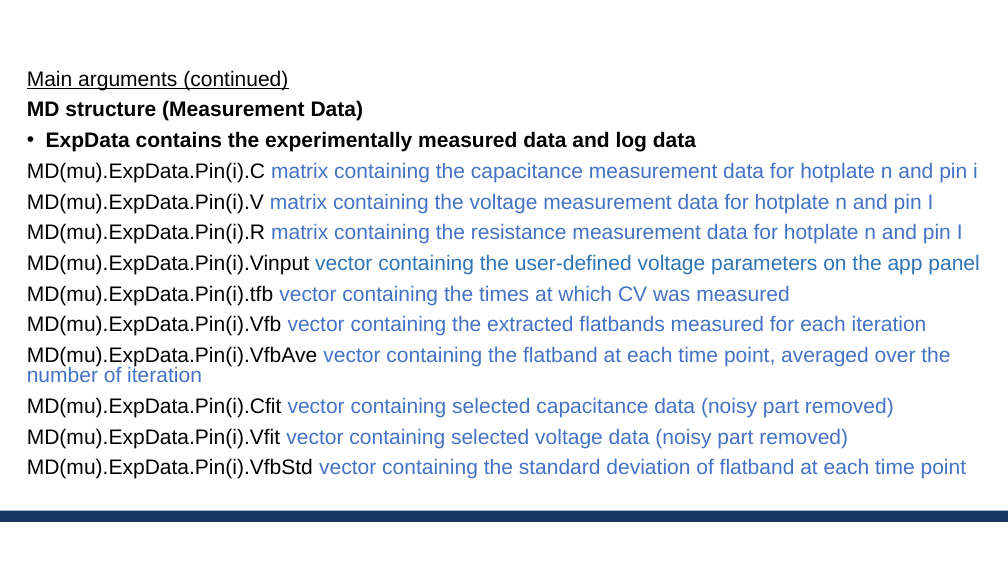
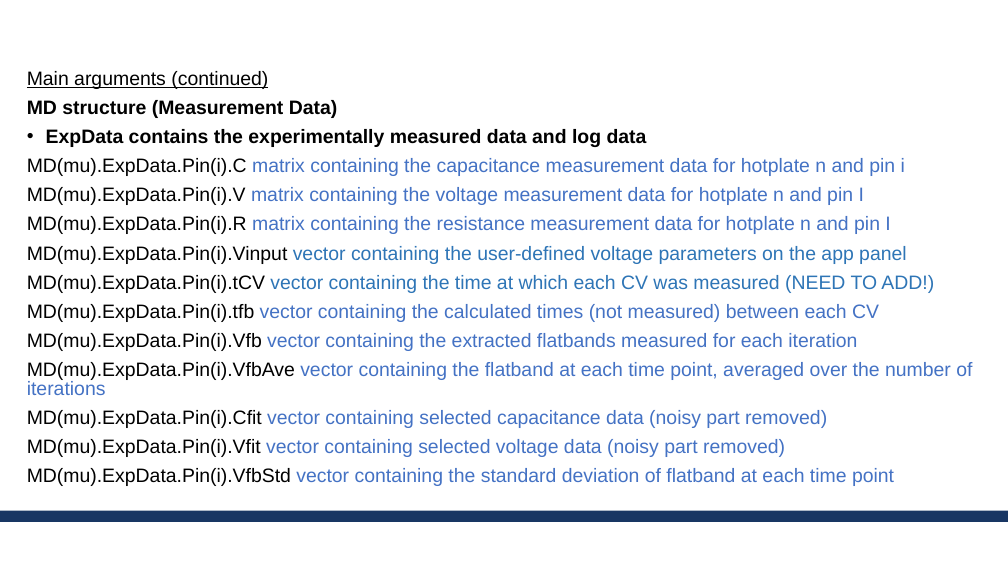
Before and after one commit to erickmartinez/matlabcvapp, a slide deck: slide 8 of AAA_CV_setup_app_design.pptx. Drawn at 1008x567 pixels with LibreOffice and Linux fonts; fonts in the diff are those of the drawing; background and template pictures are left out. Boxes give left, top, right and bottom in pixels: in the first picture for what was removed or moved away, otherwise in the second. Text is boxed around its words. In the diff, an @@ line names an element or a change of style, - is before the commit and + after.

```diff
--- a/AAA_CV_setup_app_design.pptx
+++ b/AAA_CV_setup_app_design.pptx
@@ text at [27, 71, 907, 486]: size 20 to 18.5 pt in "Main arguments (continued)", "MD structure (Measurement Data)", "ExpData contains the experimentally measured data and ...", "MD(mu).ExpData.Pin(i).C matrix containing the capacitance me ..." and 7 more places @@
@@ text at [27, 275, 934, 322]: text changed; size 20 to 18.5 pt @@
-MD(mu).ExpData.Pin(i).tfb vector containing the times at which CV was measured
+MD(mu).ExpData.Pin(i).tCV vector containing the time at which each CV was measured (NEED TO ADD!)
+MD(mu).ExpData.Pin(i).tfb vector containing the calculated times (not measured) between each CV
@@ text at [27, 362, 972, 395]: text changed; size 20 to 18.5 pt @@
-MD(mu).ExpData.Pin(i).VfbAve vector containing the flatband at each time point, averaged over the number of iteration
+MD(mu).ExpData.Pin(i).VfbAve vector containing the flatband at each time point, averaged over the number of iterations
```
Also in this commit, not shown: 14 other files.
